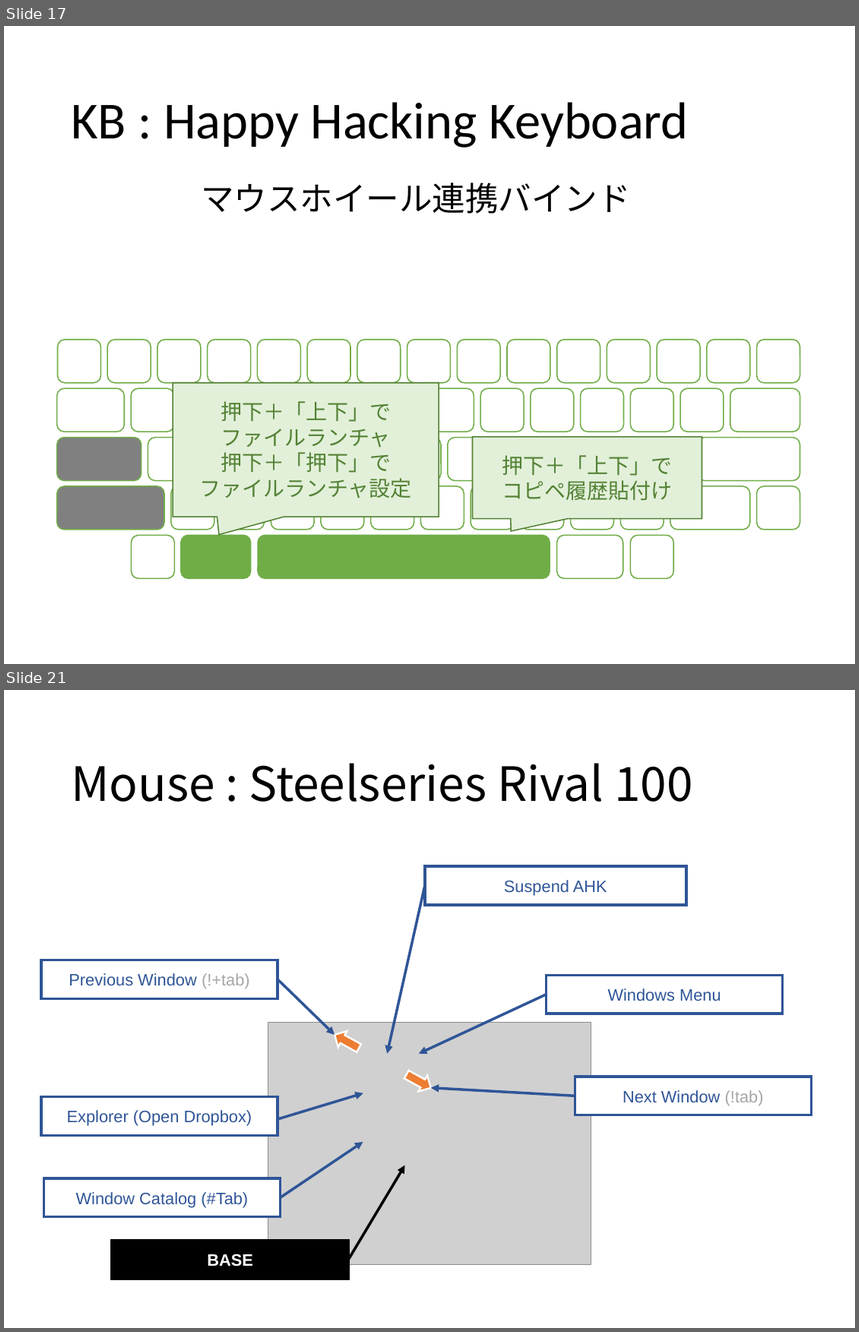
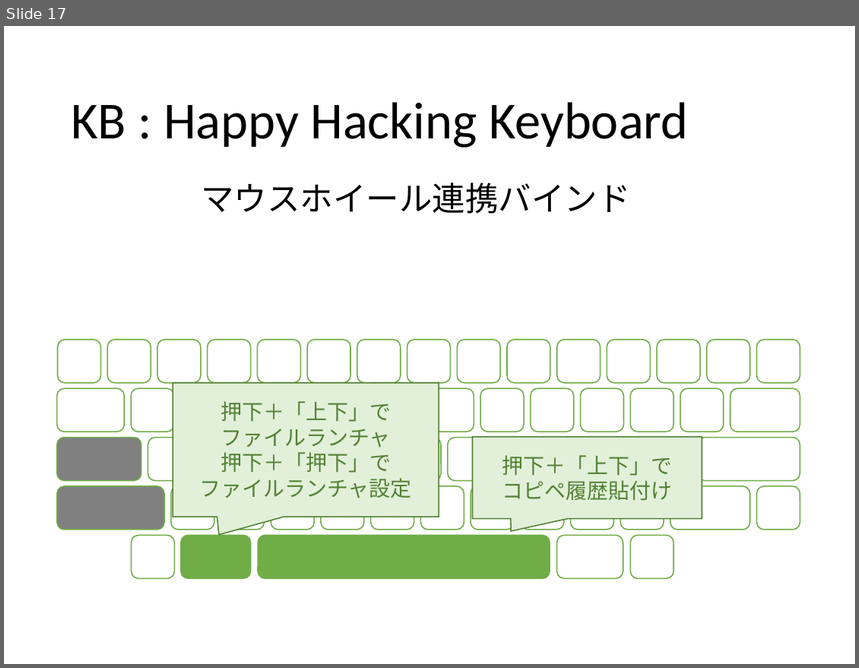
Before and after one commit to ittooo66/myAHK, a slide deck: MANUAL.pptx. Shown one above the other, each under a label of ours: slides 17 and 21 before the commit, slide 17 after it; the slides between them are not shown. The pictures are 859x1332 and 859x668 pixels, drawn with LibreOffice and Linux fonts; fonts in the diff are those of the drawing; grey boxes stand for pictures. Boxes give left, top, right and bottom in pixels: in the first picture for what was removed or moved away, otherwise in the second. Text is boxed around its words. In the diff, an @@ line names an element or a change of style, - is before the commit and + after.

```diff
--- a/MANUAL.pptx
+++ b/MANUAL.pptx
@@ slide 21 removed at (4, 690, 855, 1328), background #FFFFFF @@
@@ title removed at (71, 763, 693, 802) @@
-Mouse : Steelseries Rival 100
@@ rectangle removed at (425, 866, 686, 904) @@
-Suspend AHK
@@ arrow removed from (425, 886) to (387, 1053) @@
@@ rectangle removed at (41, 960, 278, 998) @@
-Previous Window (!+tab)
@@ arrow removed from (278, 980) to (335, 1035) @@
@@ rectangle removed at (546, 975, 783, 1014) @@
-Windows Menu
@@ arrow removed from (546, 995) to (418, 1053) @@
@@ picture removed at (268, 1023, 591, 1265) @@
@@ down arrow removed at (330, 1027, 363, 1056) @@
@@ down arrow removed at (402, 1066, 436, 1096) @@
@@ rectangle removed at (576, 1076, 812, 1115) @@
-Next Window (!tab)
@@ rectangle removed at (41, 1097, 278, 1135) @@
-Explorer (Open Dropbox)
@@ arrow removed from (279, 1119) to (363, 1094) @@
@@ arrow removed from (576, 1096) to (431, 1088) @@
@@ arrow removed from (281, 1198) to (363, 1142) @@
@@ arrow removed from (349, 1260) to (405, 1166) @@
@@ rectangle removed at (44, 1179, 281, 1217) @@
-Window Catalog (#Tab)
@@ rectangle removed at (112, 1241, 349, 1279) @@
-BASE
```
Also in this commit, not shown: 6 slides changed, 6 slides added, 4 other slides removed, 2 other files.
